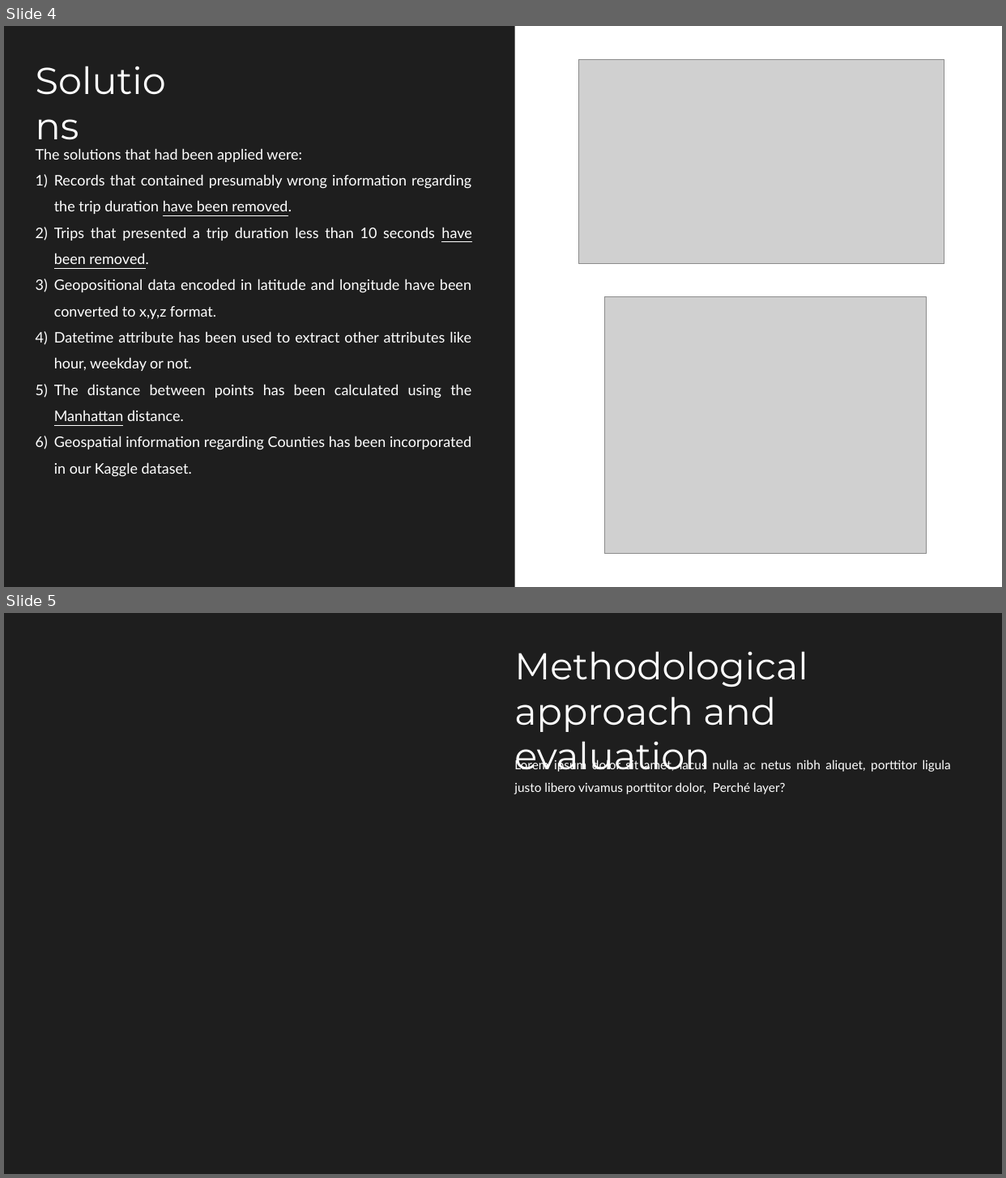
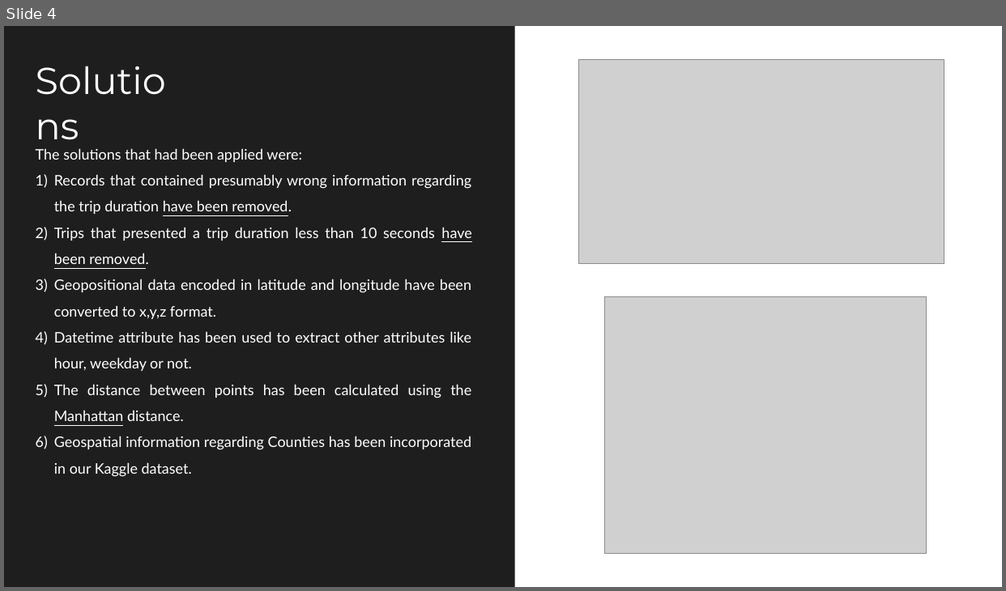
Before and after one commit to Chri1629/aml_project, a slide deck: presentation/presentation.pptx. Shown one above the other, each under a label of ours: slides 4 and 5 before the commit, slide 4 after it. The pictures are 1006x1178 and 1006x591 pixels, drawn with LibreOffice and Linux fonts; fonts in the diff are those of the drawing; grey boxes stand for pictures. Boxes give left, top, right and bottom in pixels: in the first picture for what was removed or moved away, otherwise in the second. Text is boxed around its words. In the diff, an @@ line names an element or a change of style, - is before the commit and + after.

```diff
--- a/presentation/presentation.pptx
+++ b/presentation/presentation.pptx
@@ slide 5 removed at (4,613,1002,1174), background #FFFFFF @@
@@ rectangle removed at (4,613,1002,1174) @@
@@ text removed at (514,651,808,772) @@
-Methodological approach and evaluation
@@ text removed at (514,758,951,794) @@
-Lorem ipsum dolor sit amet, lacus nulla ac netus nibh aliquet, porttitor ligula justo libero vivamus porttitor dolor, Perché layer?
```
Also in this commit, not shown: 2 slides added.
